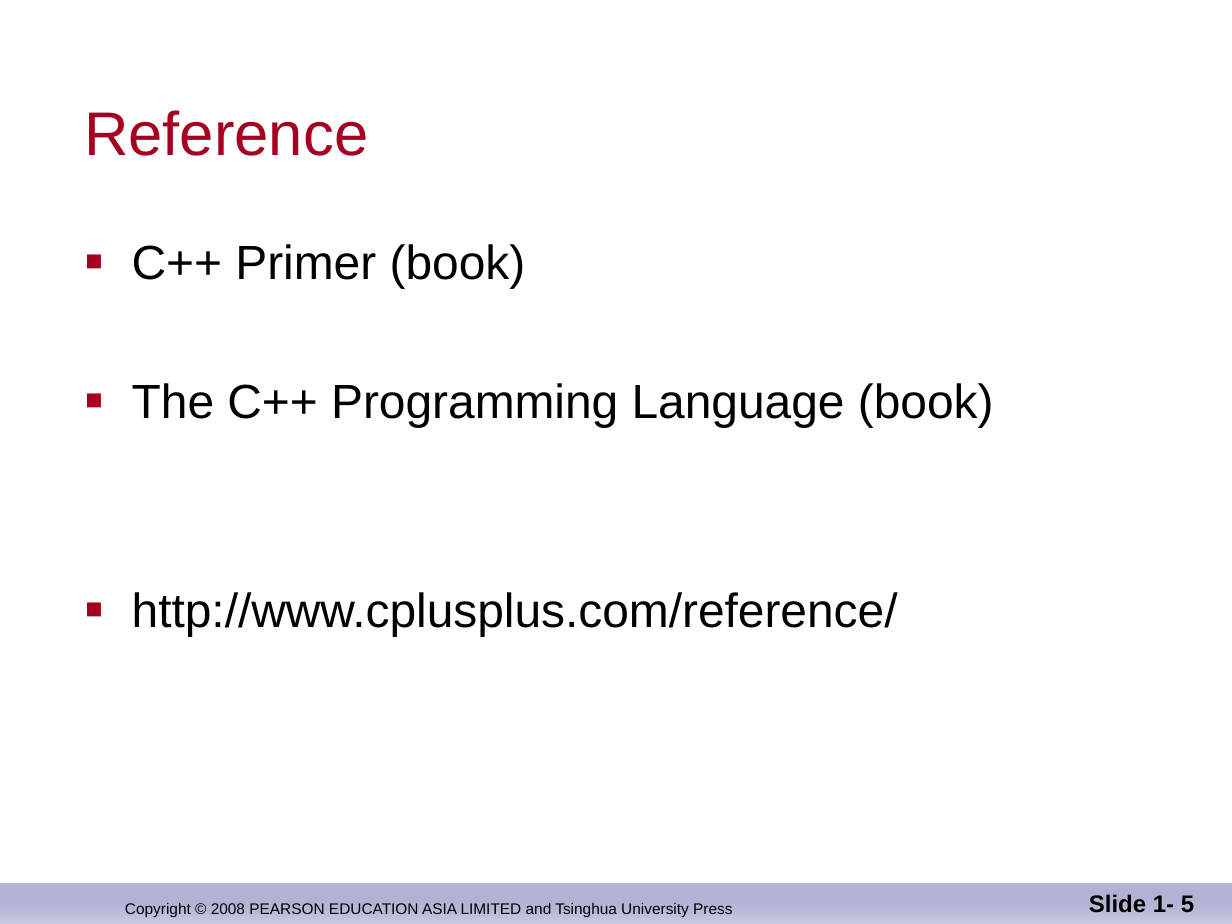
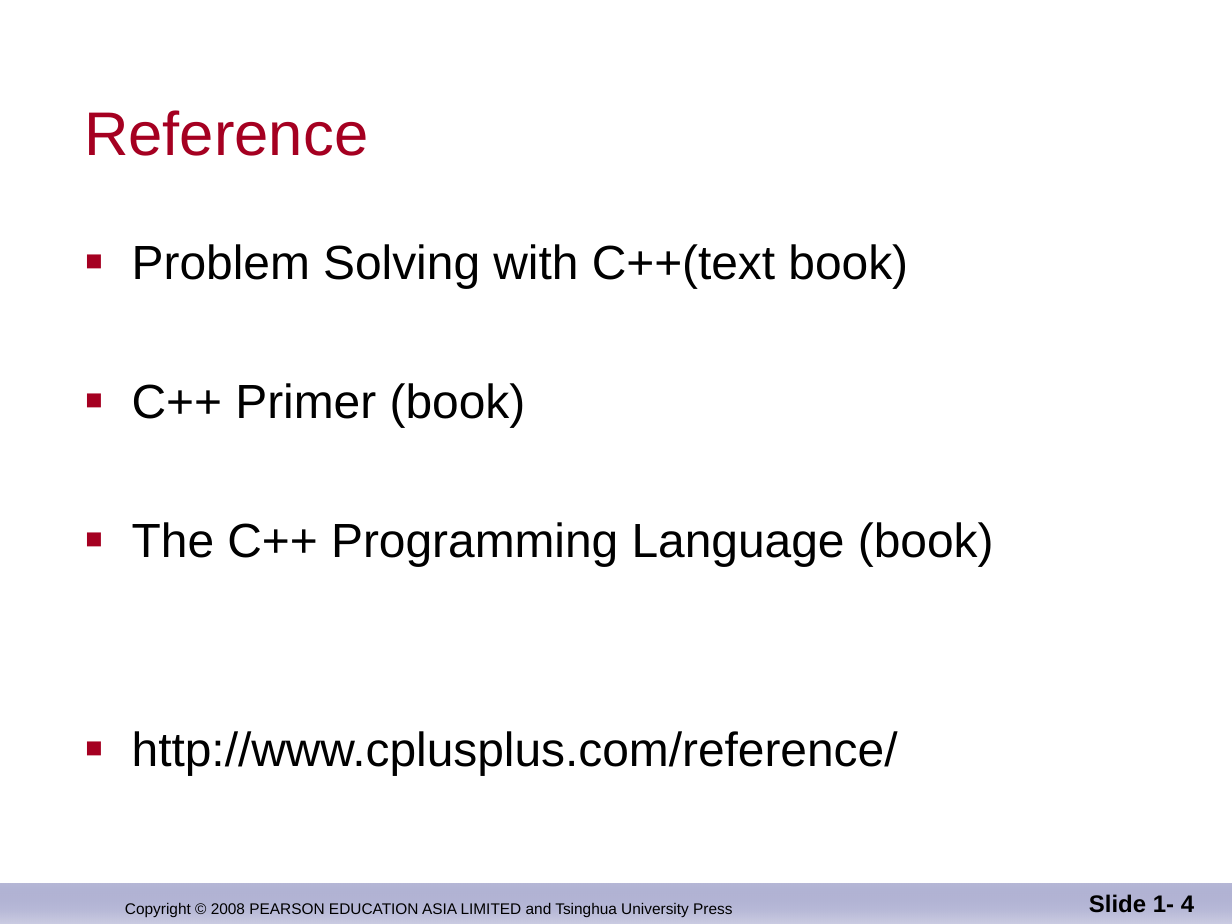
Before and after one commit to djuanbei/CPLUSPLUS, a slide deck: slide 4 of ppt/ch_01.ppt (slide 5 before the commit). Drawn at 1232x924 pixels with LibreOffice and Linux fonts; fonts in the diff are those of the drawing; background and template pictures are left out. Boxes give left, top, right and bottom in pixels: in the first picture for what was removed or moved away, otherwise in the second. Text is boxed around its words. In the diff, an @@ line names an element or a change of style, - is before the commit and + after.

```diff
--- a/ppt/ch_01.ppt
+++ b/ppt/ch_01.ppt
@@ text at [132, 244, 908, 288]: paragraph added @@
+■ Problem Solving with C++(text book)
@@ page number at [1089, 894, 1194, 913]: text changed @@
-Slide 1- 5
+Slide 1- 4
```
Also in this commit, not shown: 2 other slides changed, 2 slides added, 3 slides removed.
